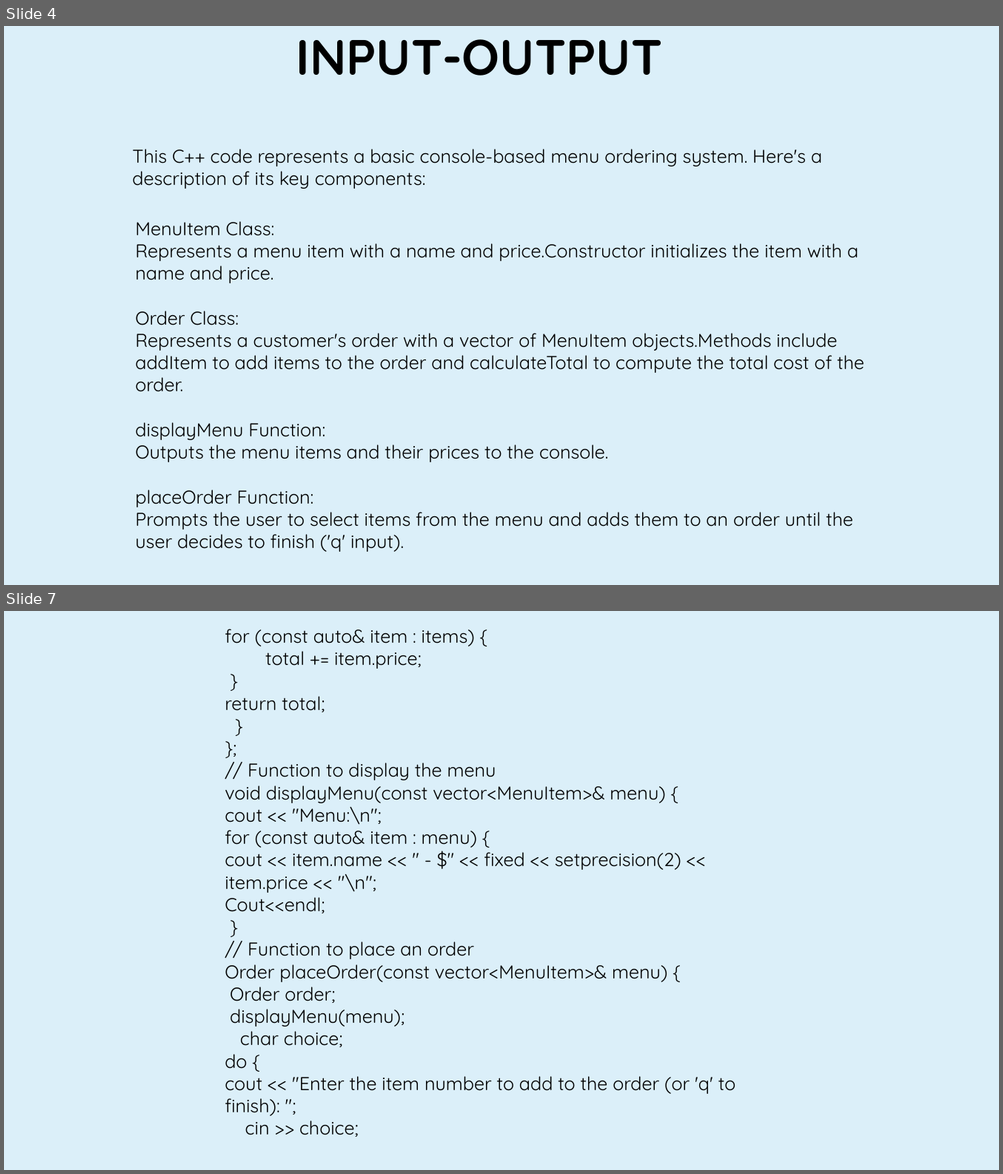
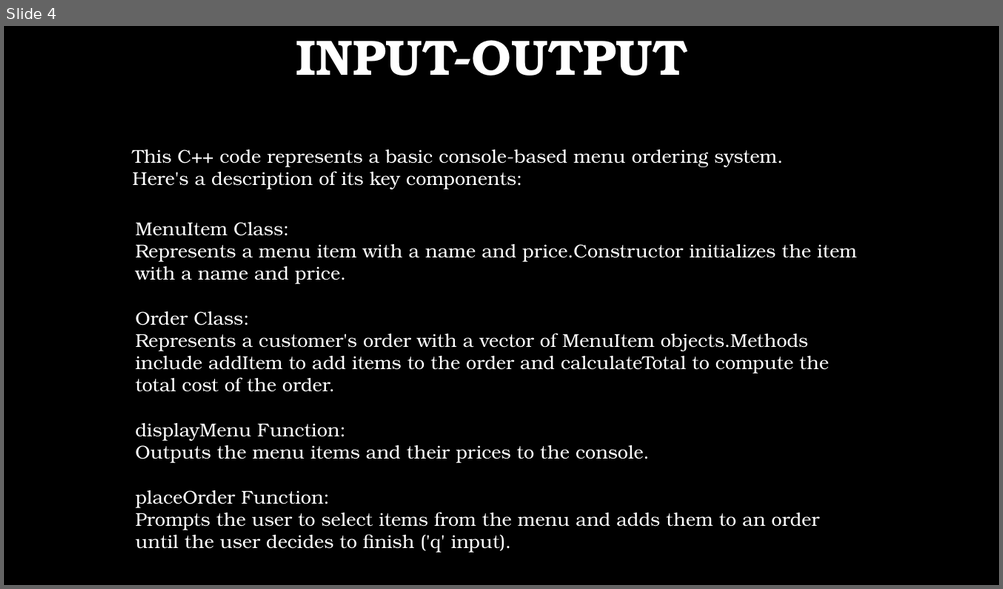
Before and after one commit to kalikumari292725/oopm-case-study, a slide deck: PRESENTATIONPPT3.pptx. Shown one above the other, each under a label of ours: slides 4 and 7 before the commit, slide 4 after it; the slides between them are not shown. The pictures are 1003x1174 and 1003x589 pixels, drawn with LibreOffice and Linux fonts; fonts in the diff are those of the drawing; background and template pictures are left out. Boxes give left, top, right and bottom in pixels: in the first picture for what was removed or moved away, otherwise in the second. Text is boxed around its words. In the diff, an @@ line names an element or a change of style, - is before the commit and + after.

```diff
--- a/PRESENTATIONPPT3.pptx
+++ b/PRESENTATIONPPT3.pptx
@@ slide 7 removed at (4,611,999,1170), background #DBEFF9 @@
@@ text removed at (225,629,735,1137) @@
-for (const auto& item : items) {
-total += item.price;
-}
-return total;
-}
-};
-// Function to display the menu
-void displayMenu(const vector<MenuItem>& menu) {
-cout << "Menu:\n";
-for (const auto& item : menu) {
-cout << item.name << " - $" << fixed << setprecision(2) << item.price << "\n";
-Cout<<endl;
-}
-// Function to place an order
-Order placeOrder(const vector<MenuItem>& menu) {
-Order order;
-displayMenu(menu);
-char choice;
-do {
-cout << "Enter the item number to add to the order (or 'q' to finish): ";
-cin >> choice;
@@ slide 4 changed as well @@
@@ background #DBEFF9 to picture (left out) @@
@@ font Quicksand to TeX Gyre Bonum, text colour #000000 to #FFFFFF in 3 elements at (296,40,688,76), (132,150,782,190), (135,222,856,553) @@
```
Also in this commit, not shown: 4 other slides changed, 12 slides added, 4 other slides removed.
